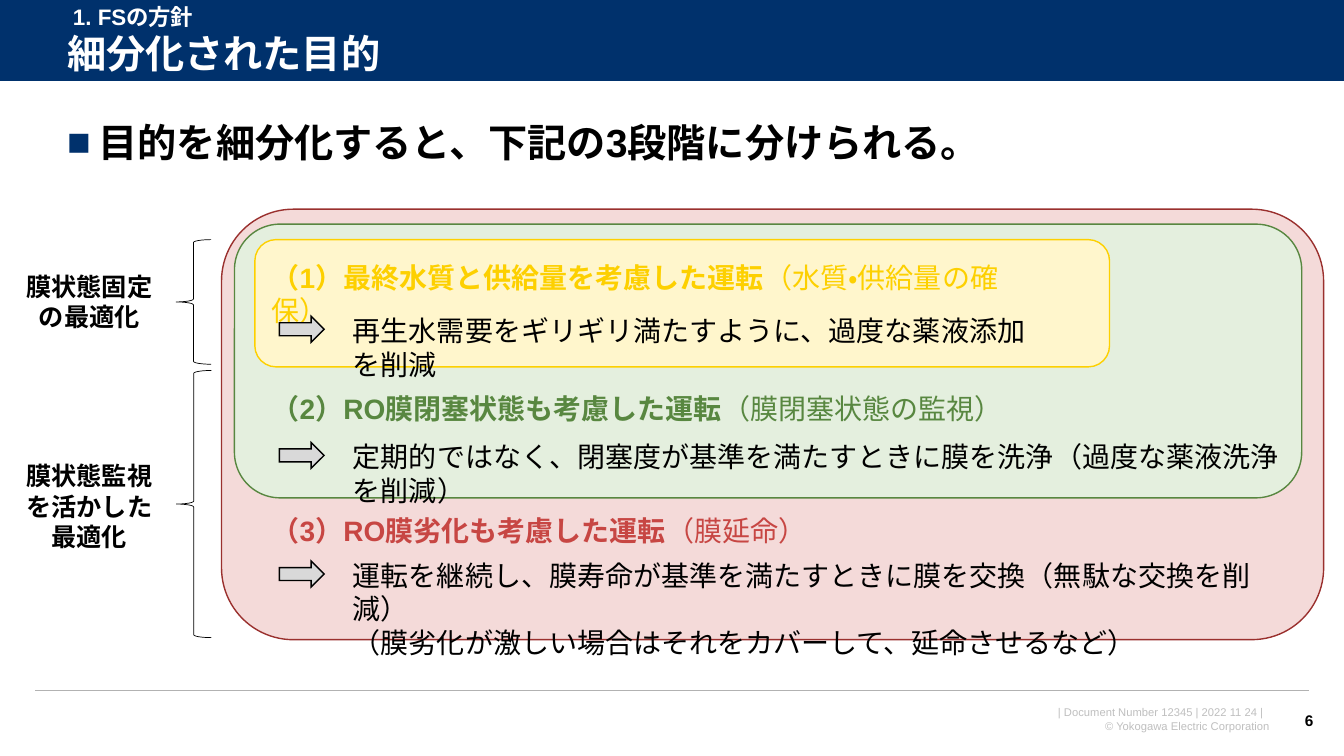
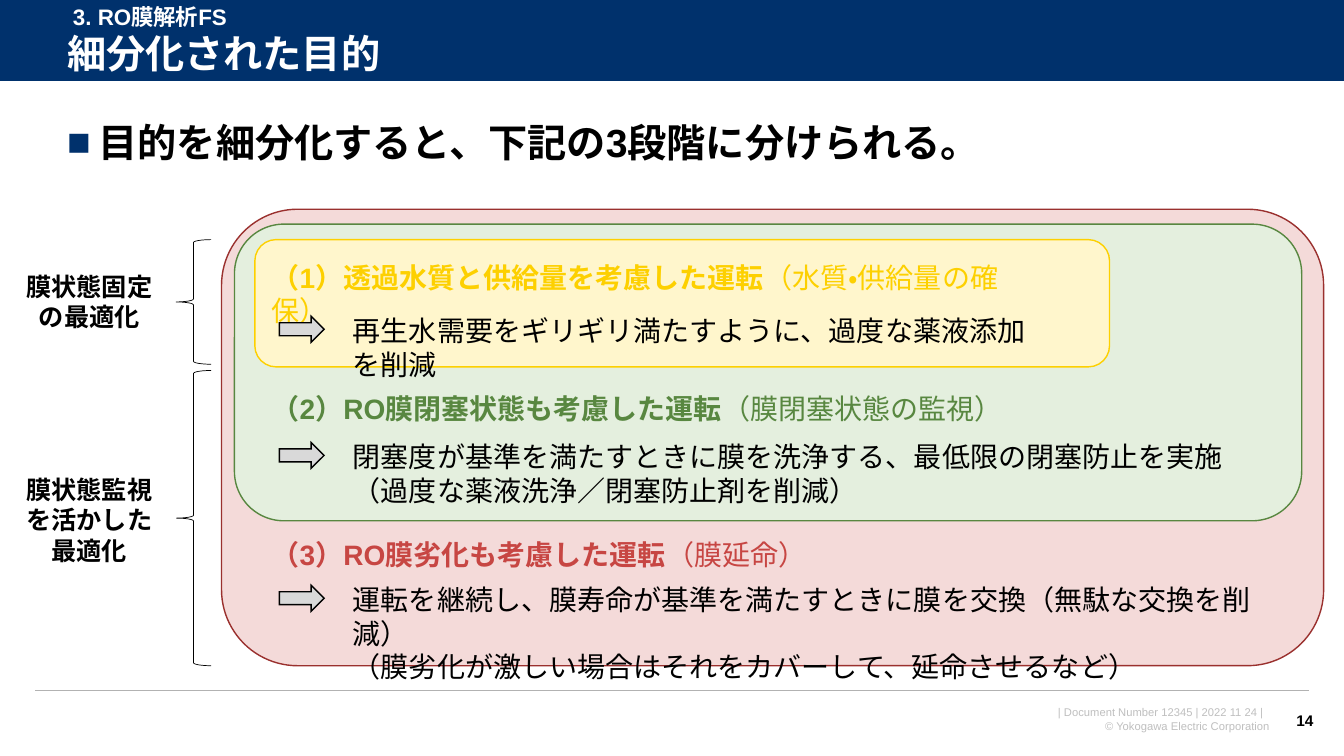
Before and after one commit to watarukumagai-git/opt, a slide deck: slide 14 of Reuse_Water/221129_米国再生水NAWI RO膜解析FS_井本さん向け説明_rev.0.pptx (slide 6 before the commit). Drawn at 1344x756 pixels with LibreOffice and Linux fonts; fonts in the diff are those of the drawing; background and template pictures are left out. Boxes give left, top, right and bottom in pixels: in the first picture for what was removed or moved away, otherwise in the second. Text is boxed around its words. In the diff, an @@ line names an element or a change of style, - is before the commit and + after.

```diff
--- a/Reuse_Water/221129_米国再生水NAWI RO膜解析FS_井本さん向け説明_rev.0.pptx
+++ b/Reuse_Water/221129_米国再生水NAWI RO膜解析FS_井本さん向け説明_rev.0.pptx
@@ text at (73, 7, 227, 27): text changed @@
-1. FSの方針
+3. RO膜解析FS
@@ rounded rectangle: place and size @@
-rounded rectangle at (222, 210, 1324, 640)
+rounded rectangle at (222, 210, 1324, 666)
@@ rounded rectangle: place and size @@
-rounded rectangle at (235, 224, 1303, 498)
+rounded rectangle at (235, 224, 1303, 520)
@@ text at (272, 264, 998, 291): text changed @@
-（1）最終水質と供給量を考慮した運転（水質・供給量の確保）
+（1）透過水質と供給量を考慮した運転（水質・供給量の確保）
@@ right brace: place and size @@
-right brace at (176, 371, 212, 638)
+right brace at (176, 371, 212, 666)
@@ text at (353, 443, 1223, 504): text changed @@
-定期的ではなく、閉塞度が基準を満たすときに膜を洗浄（過度な薬液洗浄を削減）
+閉塞度が基準を満たすときに膜を洗浄する、最低限の閉塞防止を実施
+（過度な薬液洗浄／閉塞防止剤を削減）
@@ text "膜状態監視を活かした": place and size @@
-text "膜状態監視を活かした" at (26, 463, 152, 549)
+text "膜状態監視を活かした" at (26, 477, 152, 563)
@@ 2 texts, 1 down arrow: place and size @@
-2 texts, 1 down arrow at (272, 517, 1250, 656)
+2 texts, 1 down arrow at (272, 541, 1251, 680)
@@ page number at (1296, 715, 1313, 726): text changed @@
-6
+14
```
Also in this commit, not shown: 14 other slides changed, 7 slides added.
